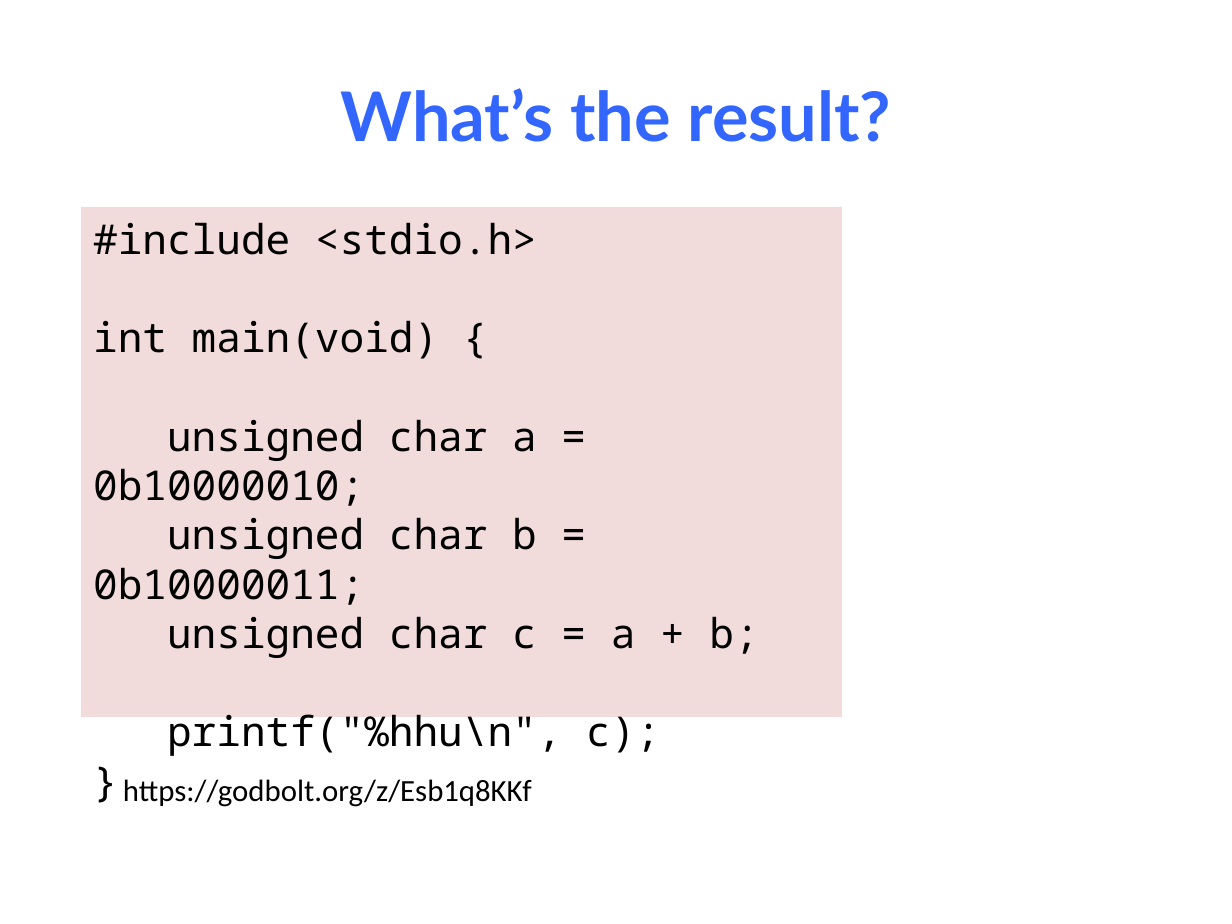
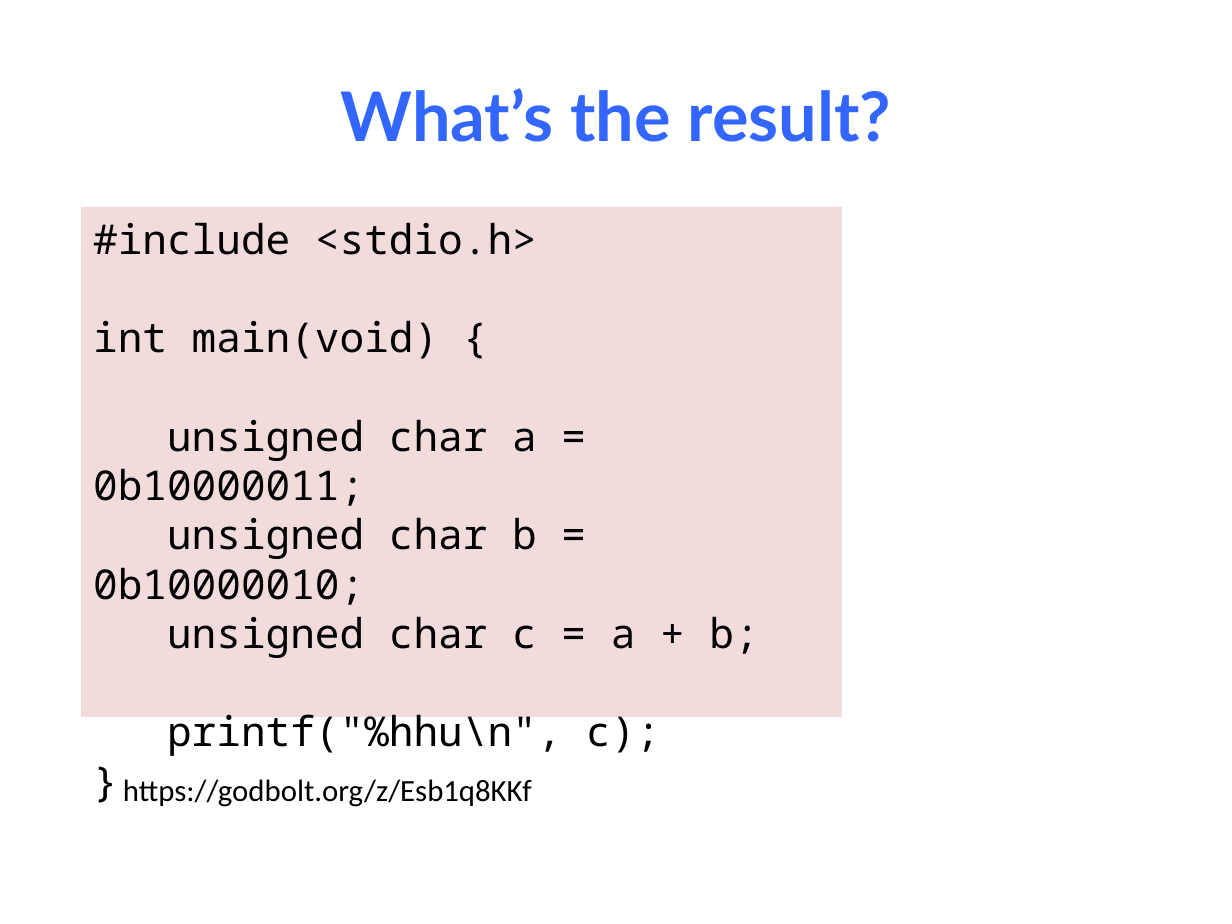
Before and after one commit to NYU-CSO/nyu-cso.github.io, a slide deck: slide 26 of notes/02-bits_bytes_int.pptx. Drawn at 1232x924 pixels with LibreOffice and Linux fonts; fonts in the diff are those of the drawing. Boxes give left, top, right and bottom in pixels: in the first picture for what was removed or moved away, otherwise in the second. Text is boxed around its words. In the diff, an @@ line names an element or a change of style, - is before the commit and + after.

```diff
--- a/notes/02-bits_bytes_int.pptx
+++ b/notes/02-bits_bytes_int.pptx
@@ text in rectangle at box(93, 419, 537, 605): text changed @@
-unsigned char a = 0b10000010;
-unsigned char b = 0b10000011;
+unsigned char a = 0b10000011;
+unsigned char b = 0b10000010;
```
Also in this commit, not shown: 2 other slides changed, 1 other file.
